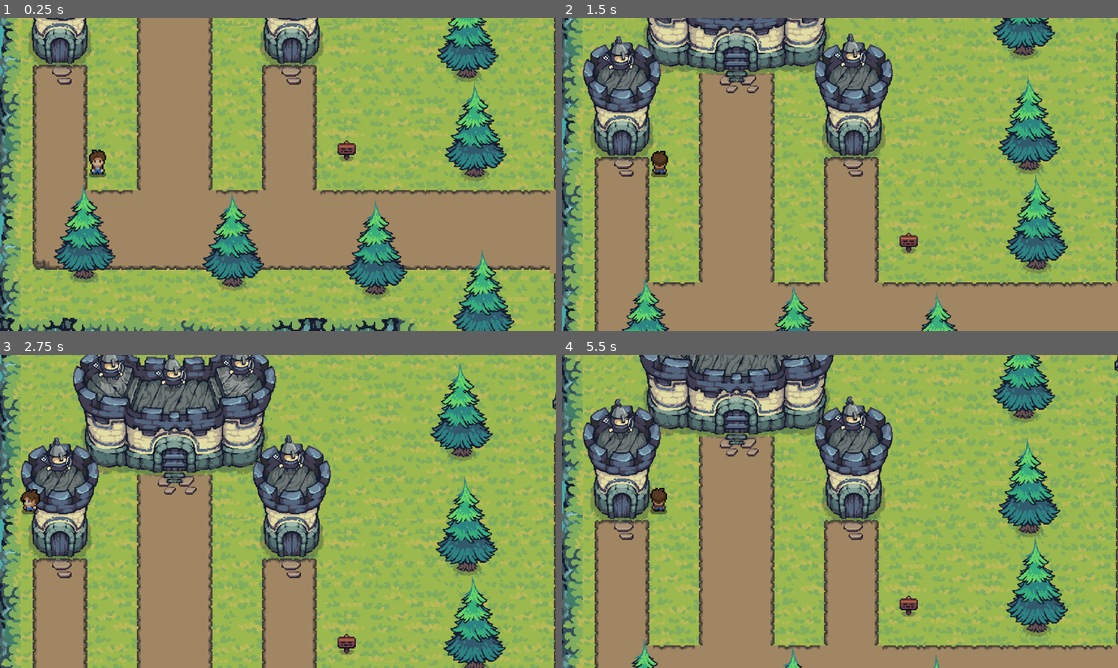
Above: before the commit, frames 1-4 (two rows, left to right).
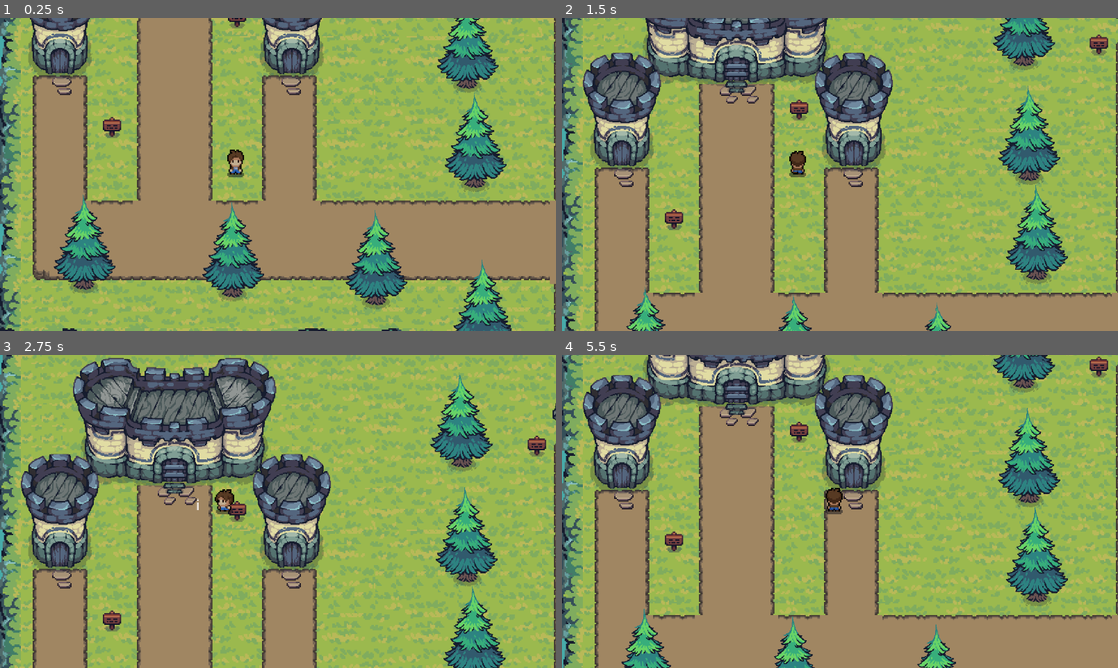
Above: after the commit, the same moments.

Repository: johanpq/game_godot
Game: Godot game, scene res://Scenario/scenario.tscn
Two runs of this game, one before a commit and one after it. Both use one fixed random seed, a clock stepped at 60 frames per second and the inputs below. This scene is started directly instead of the project's main scene.
Inputs:
- Up to frame 1 (0.25 s): no input
- Up to frame 2 (1.5 s): tap Enter (ui_accept) at 0.5, 0.77, 0.8, 1.07, 1.35 s; hold I (mural_quests) 0.53-1.28 s; hold W (move_up) from 0.53 s (still down)
- Up to frame 3 (2.75 s): tap Enter (ui_accept) at 1.52, 1.82 s; tap I (mural_quests) at 1.55 s; release W (move_up) at 2.03 s; hold A (move_left) from 2.03 s (still down); hold Enter (ui_accept) from 2.03 s (still down); tap P (attack) at 2.1 s
- Up to frame 4 (5.5 s): release Enter (ui_accept) at 2.78 s; tap F (get_item) at 2.85 s; tap Enter (ui_accept) at 3.02, 3.32, 3.77, 3.8, 4.07, 4.52, 4.82 s; tap I (mural_quests) at 3.05, 4.35 s; release A (move_left) at 3.53 s; hold S (move_down) 3.53-4.28 s; hold I (mural_quests) 3.53-4.28 s; hold D (move_right) 4.28-5.03 s; hold W (move_up) from 5.03 s (still down); hold Enter (ui_accept) from 5.03 s (still down)

The runs differ from the first frame. In frame 1, 43% of the frame differs, in the area x 0-100%, y 0-100%; in frame 2, 44%; in frame 3, 50%; in frame 4, 54%.

Commit message:
feat: added warming signs

Diff:
--- a/KeyboardLabel/scripts/label.gd
+++ b/KeyboardLabel/scripts/label.gd
@@ -4,5 +4,4 @@
 @export var label_keyboard: Label
 
 func setKeyboard(_keyboard: String):
-	var label = label_keyboard.get_node("Label") as Label
-	label.text = _keyboard
+	label_keyboard.text = _keyboard
--- a/Scenario/scenario.tscn
+++ b/Scenario/scenario.tscn
@@ -1,10 +1,9 @@
-[gd_scene load_steps=44 format=4 uid="uid://bfl0bwcxhfrci"]
+[gd_scene load_steps=35 format=4 uid="uid://bfl0bwcxhfrci"]
 
 [ext_resource type="PackedScene" uid="uid://d0825uxp8afud" path="res://TitleMapLayer/tile_map_layer.tscn" id="1_iwm72"]
 [ext_resource type="PackedScene" uid="uid://k00yvrjm63ux" path="res://npc/npc.tscn" id="2_blswb"]
 [ext_resource type="Texture2D" uid="uid://vh5fwiofp517" path="res://Tiny Swords (Free Pack)/Units/Black Units/Monk/Idle.png" id="3_iwm72"]
 [ext_resource type="PackedScene" uid="uid://c5xviqa6tjxo8" path="res://character/character.tscn" id="4_1eo50"]
-[ext_resource type="Texture2D" uid="uid://syiu7c8nhenr" path="res://Tiny Swords (Free Pack)/Units/Black Units/Archer/Archer_Idle.png" id="4_blswb"]
 [ext_resource type="PackedScene" uid="uid://nanf2cwywhgx" path="res://warming/warming.tscn" id="6_0rbo8"]
 [ext_resource type="PackedScene" uid="uid://cydtjy474h63f" path="res://trees/trees_1.tscn" id="7_1eo50"]
 [ext_resource type="Texture2D" uid="uid://cpmchlb8l5als" path="res://Tiny Swords (Free Pack)/Buildings/Red Buildings/House2.png" id="8_e38fm"]
@@ -15,89 +14,33 @@
 [ext_resource type="Texture2D" uid="uid://dossqhwwkr280" path="res://Tiny Swords (Free Pack)/Buildings/Black Buildings/Tower.png" id="13_ckxih"]
 [ext_resource type="Texture2D" uid="uid://7kpwntj778pc" path="res://Tiny Swords (Free Pack)/Buildings/Red Buildings/Tower.png" id="14_obhoj"]
 
-[sub_resource type="AtlasTexture" id="AtlasTexture_blswb"]
+[sub_resource type="AtlasTexture" id="AtlasTexture_rsc1k"]
 atlas = ExtResource("3_iwm72")
 region = Rect2(0, 0, 192, 192)
 
-[sub_resource type="AtlasTexture" id="AtlasTexture_0rbo8"]
+[sub_resource type="AtlasTexture" id="AtlasTexture_cfce6"]
 atlas = ExtResource("3_iwm72")
 region = Rect2(192, 0, 192, 192)
 
-[sub_resource type="AtlasTexture" id="AtlasTexture_1eo50"]
+[sub_resource type="AtlasTexture" id="AtlasTexture_b1tl3"]
 atlas = ExtResource("3_iwm72")
 region = Rect2(384, 0, 192, 192)
 
-[sub_resource type="AtlasTexture" id="AtlasTexture_e38fm"]
+[sub_resource type="AtlasTexture" id="AtlasTexture_ia8cj"]
 atlas = ExtResource("3_iwm72")
 region = Rect2(576, 0, 192, 192)
 
-[sub_resource type="AtlasTexture" id="AtlasTexture_dioyc"]
+[sub_resource type="AtlasTexture" id="AtlasTexture_15ync"]
 atlas = ExtResource("3_iwm72")
 region = Rect2(768, 0, 192, 192)
 
-[sub_resource type="AtlasTexture" id="AtlasTexture_d4q8j"]
+[sub_resource type="AtlasTexture" id="AtlasTexture_ckxih"]
 atlas = ExtResource("3_iwm72")
 region = Rect2(960, 0, 192, 192)
 
-[sub_resource type="SpriteFrames" id="SpriteFrames_15ync"]
+[sub_resource type="SpriteFrames" id="SpriteFrames_obhoj"]
 animations = [{
 "frames": [{
-"duration": 1.0,
-"texture": SubResource("AtlasTexture_blswb")
-}, {
-"duration": 1.0,
-"texture": SubResource("AtlasTexture_0rbo8")
-}, {
-"duration": 1.0,
-"texture": SubResource("AtlasTexture_1eo50")
-}, {
-"duration": 1.0,
-"texture": SubResource("AtlasTexture_e38fm")
-}, {
-"duration": 1.0,
-"texture": SubResource("AtlasTexture_dioyc")
-}, {
-"duration": 1.0,
-"texture": SubResource("AtlasTexture_d4q8j")
-}],
-"loop": true,
-"name": &"default",
-"speed": 5.0
-}]
-
-[sub_resource type="AtlasTexture" id="AtlasTexture_332gm"]
-atlas = ExtResource("4_blswb")
-region = Rect2(0, 0, 192, 192)
-
-[sub_resource type="AtlasTexture" id="AtlasTexture_vkqfg"]
-atlas = ExtResource("4_blswb")
-region = Rect2(192, 0, 192, 192)
-
-[sub_resource type="AtlasTexture" id="AtlasTexture_rsc1k"]
-atlas = ExtResource("4_blswb")
-region = Rect2(384, 0, 192, 192)
-
-[sub_resource type="AtlasTexture" id="AtlasTexture_cfce6"]
-atlas = ExtResource("4_blswb")
-region = Rect2(576, 0, 192, 192)
-
-[sub_resource type="AtlasTexture" id="AtlasTexture_b1tl3"]
-atlas = ExtResource("4_blswb")
-region = Rect2(768, 0, 192, 192)
-
-[sub_resource type="AtlasTexture" id="AtlasTexture_ia8cj"]
-atlas = ExtResource("4_blswb")
-region = Rect2(960, 0, 192, 192)
-
-[sub_resource type="SpriteFrames" id="SpriteFrames_ckxih"]
-animations = [{
-"frames": [{
-"duration": 1.0,
-"texture": SubResource("AtlasTexture_332gm")
-}, {
-"duration": 1.0,
-"texture": SubResource("AtlasTexture_vkqfg")
-}, {
 "duration": 1.0,
 "texture": SubResource("AtlasTexture_rsc1k")
 }, {
@@ -109,32 +52,12 @@
 }, {
 "duration": 1.0,
 "texture": SubResource("AtlasTexture_ia8cj")
-}],
-"loop": true,
-"name": &"default",
-"speed": 5.0
-}]
-
-[sub_resource type="SpriteFrames" id="SpriteFrames_cfce6"]
-animations = [{
-"frames": [{
-"duration": 1.0,
-"texture": SubResource("AtlasTexture_332gm")
 }, {
 "duration": 1.0,
-"texture": SubResource("AtlasTexture_vkqfg")
+"texture": SubResource("AtlasTexture_15ync")
 }, {
 "duration": 1.0,
-"texture": SubResource("AtlasTexture_rsc1k")
-}, {
-"duration": 1.0,
-"texture": SubResource("AtlasTexture_cfce6")
-}, {
-"duration": 1.0,
-"texture": SubResource("AtlasTexture_b1tl3")
-}, {
-"duration": 1.0,
-"texture": SubResource("AtlasTexture_ia8cj")
+"texture": SubResource("AtlasTexture_ckxih")
 }],
 "loop": true,
 "name": &"default",
@@ -1021,54 +944,55 @@
 [node name="Character" parent="." instance=ExtResource("4_1eo50")]
 z_index = 1
 y_sort_enabled = true
-position = Vector2(37, 161)
+position = Vector2(90, 157)
 scale = Vector2(0.5, 0.5)
 
 [node name="Npcs" parent="." instance=ExtResource("2_blswb")]
 position = Vector2(150, 143)
 scale = Vector2(0.44, 0.44)
-sprite_frames = SubResource("SpriteFrames_15ync")
-name_npc = "Utah"
-next_npc = "Hamp"
+sprite_frames = SubResource("SpriteFrames_obhoj")
 
 [node name="Archer-1" parent="." instance=ExtResource("2_blswb")]
 z_index = 1
 position = Vector2(7, 66)
 scale = Vector2(0.44, 0.44)
-sprite_frames = SubResource("SpriteFrames_ckxih")
 
 [node name="Archer-2" parent="." instance=ExtResource("2_blswb")]
 z_index = 1
 position = Vector2(-82, 67)
 scale = Vector2(0.44, 0.44)
-sprite_frames = SubResource("SpriteFrames_ckxih")
 
 [node name="Archer-3" parent="." instance=ExtResource("2_blswb")]
 z_index = 1
 position = Vector2(-38, 34)
 scale = Vector2(0.44, 0.44)
-sprite_frames = SubResource("SpriteFrames_ckxih")
 
 [node name="Archer-4" parent="." instance=ExtResource("2_blswb")]
 z_index = 1
 position = Vector2(-62, 31)
 scale = Vector2(0.44, 0.44)
-sprite_frames = SubResource("SpriteFrames_ckxih")
 
 [node name="Archer-5" parent="." instance=ExtResource("2_blswb")]
 z_index = 1
 position = Vector2(-12, 30)
 scale = Vector2(0.44, 0.44)
-sprite_frames = SubResource("SpriteFrames_ckxih")
 
 [node name="Archer-6" parent="." instance=ExtResource("2_blswb")]
 z_index = 1
 position = Vector2(218, 163)
 scale = Vector2(0.44, 0.44)
-sprite_frames = SubResource("SpriteFrames_cfce6")
 
 [node name="Warming" parent="." instance=ExtResource("6_0rbo8")]
-position = Vector2(8, 112)
+position = Vector2(-34, 57)
+dialog = Array[String](["Castelo", "Era de Servolo"])
+
+[node name="Warming2" parent="." instance=ExtResource("6_0rbo8")]
+position = Vector2(-82, 99)
+dialog = Array[String](["Torres", "Eram pra proteger Ser..."])
+
+[node name="Warming3" parent="." instance=ExtResource("6_0rbo8")]
+position = Vector2(81, 32)
+dialog = Array[String](["Casa", "E uma casa"])
 
 [node name="Trees-1" parent="." instance=ExtResource("7_1eo50")]
 position = Vector2(32, 180)
--- a/npc/npc.tscn
+++ b/npc/npc.tscn
@@ -27,6 +27,7 @@
 script = ExtResource("1_66myh")
 labelKeyboard = NodePath("Npc/Area2D/LabelKeyboard")
 mural_npc = NodePath("Npc/Area2D/CanvasLayer/Mural")
+name_npc = "Utah"
 title_mural = NodePath("Npc/Area2D/CanvasLayer/Mural/Title")
 text_mural = NodePath("Npc/Area2D/CanvasLayer/Mural/Text")
 
@@ -52,6 +53,7 @@
 [node name="CanvasLayer" type="CanvasLayer" parent="Npc/Area2D"]
 
 [node name="Mural" type="PanelContainer" parent="Npc/Area2D/CanvasLayer"]
+visible = false
 offset_right = 77.0
 offset_bottom = 43.0
 theme_override_styles/panel = SubResource("StyleBoxFlat_nhy3c")
--- a/warming/script/warming.gd
+++ b/warming/script/warming.gd
@@ -1,16 +1,98 @@
 extends Node2D
 
-@export var text: Array[String] = []
+@export var dialog: Array[String] = ["Teste", "Aqui"]
+@onready var labelKeyboard: Node2D = $Area2D/LabelKeyboard
+@export var painel: PanelContainer
+@export var title: RichTextLabel
+@export var text: RichTextLabel
 
-# Called when the node enters the scene tree for the first time.
+var player_in_area: bool = false
+var typing_speed: float = 0.03
+var is_typing: bool = false
+var current_text: String = ""
+var full_text: String = ""
+var text_index: int = 0
+var timer := 0.0
+
 func _ready() -> void:
-	pass # Replace with function body.
+	player_in_area = false
+	painel.visible = false
+	labelKeyboard.visible = false
 
+func in_area(_body: Node2D) -> void:
+	player_in_area = true
+	labelKeyboard.visible = true
+	labelKeyboard.setKeyboard("i")
 
-# Called every frame. 'delta' is the elapsed time since the previous frame.
+func out_area(_body: Node2D) -> void:
+	player_in_area = false
+	painel.visible = false
+	labelKeyboard.visible = false
+
+func toogleModal():
+	painel.visible = not painel.visible
+	if painel.visible:
+		start_dialog()
+	else:
+		is_typing = false
+		current_text = ""
+		full_text = ""
+		text_index = 0
+		text.text = ""
+		title.text = ""
+
+func start_dialog():
+	if dialog.size() == 0:
+		text.text = "Teste"
+		return
+	text_index = 0
+	show_next_text()
+
+func show_next_text():
+	if text_index < dialog.size():
+		full_text = dialog[text_index]
+		current_text = ""
+		text.text = ""
+		is_typing = true
+		timer = 0.0
+		text_index += 1
+	else:
+		# fim dos textos — fechar painel ou apenas parar
+		toogleModal()  # ou apenas is_typing = false para manter aberto
+
+func _input(event):
+	if not player_in_area:
+		return
+
+	# evitar key repeat
+	if event.is_action_pressed("mural_quests") and not event.is_echo():
+		# se painel está fechado: abre e inicia diálogo
+		if not painel.visible:
+			toogleModal()
+			return
+
+		# painel já está aberto:
+		# - se estiver digitando, completa o texto imediatamente
+		# - senão, vai pro próximo texto
+		if is_typing:
+			current_text = full_text
+			text.text = current_text
+			is_typing = false
+			timer = 0.0
+		else:
+			show_next_text()
+
+	if painel.visible and not is_typing and event.is_action_pressed("ui_accept") and not event.is_echo():
+		show_next_text()
+
 func _process(delta: float) -> void:
-	pass
-
-
-func in_area(body: Node2D) -> void:
-	pass # Replace with function body.
+	if is_typing:
+		timer += delta
+		if timer >= typing_speed:
+			timer = 0.0
+			if current_text.length() < full_text.length():
+				current_text += full_text[current_text.length()]
+				title.text = "Info"
+				text.text = current_text
+			else:
+				is_typing = false
--- a/warming/warming.tscn
+++ b/warming/warming.tscn
@@ -1,7 +1,8 @@
-[gd_scene load_steps=7 format=3 uid="uid://nanf2cwywhgx"]
+[gd_scene load_steps=8 format=3 uid="uid://nanf2cwywhgx"]
 
 [ext_resource type="Texture2D" uid="uid://c7j1l5tdf087q" path="res://Tiny Swords (Free Pack)/Decorations/summer and spring items.png" id="1_fdk8n"]
 [ext_resource type="Script" uid="uid://c6o03q3buolpc" path="res://warming/script/warming.gd" id="1_vetjd"]
+[ext_resource type="PackedScene" uid="uid://5ypvcel7aw54" path="res://KeyboardLabel/Label_keyboard.tscn" id="3_niau1"]
 
 [sub_resource type="TileSetAtlasSource" id="TileSetAtlasSource_vetjd"]
 texture = ExtResource("1_fdk8n")
@@ -159,29 +160,63 @@
 [sub_resource type="TileSet" id="TileSet_niau1"]
 sources/0 = SubResource("TileSetAtlasSource_vetjd")
 
-[sub_resource type="RectangleShape2D" id="RectangleShape2D_vetjd"]
-size = Vector2(6, 5)
-
 [sub_resource type="RectangleShape2D" id="RectangleShape2D_61lah"]
-size = Vector2(6, 5)
-
-[node name="Warming" type="Node2D"]
+size = Vector2(12, 12)
+
+[sub_resource type="StyleBoxFlat" id="StyleBoxFlat_vetjd"]
+content_margin_left = 2.0
+bg_color = Color(0, 0, 0, 1)
+border_width_left = 1
+border_width_top = 1
+border_width_right = 1
+border_width_bottom = 1
+border_color = Color(0.941165, 0.955695, 0.996583, 1)
+border_blend = true
+corner_radius_top_left = 5
+corner_radius_top_right = 5
+corner_radius_bottom_right = 5
+corner_radius_bottom_left = 5
+shadow_size = 3
+
+[node name="Warming" type="Node2D" node_paths=PackedStringArray("painel", "title", "text")]
 script = ExtResource("1_vetjd")
+painel = NodePath("Area2D/CanvasLayer/Mural")
+title = NodePath("Area2D/CanvasLayer/Mural/Title")
+text = NodePath("Area2D/CanvasLayer/Mural/Text")
 
 [node name="Area2D" type="Area2D" parent="."]
 
-[node name="StaticBody2D" type="StaticBody2D" parent="Area2D"]
+[node name="TileMapLayer" type="TileMapLayer" parent="Area2D"]
 position = Vector2(113, 28)
-
-[node name="TileMapLayer" type="TileMapLayer" parent="Area2D/StaticBody2D"]
 scale = Vector2(0.5, 0.5)
 tile_map_data = PackedByteArray(0, 0, 1, 0, 1, 0, 0, 0, 2, 0, 12, 0, 0, 0)
 tile_set = SubResource("TileSet_niau1")
 
-[node name="CollisionShape2D" type="CollisionShape2D" parent="Area2D/StaticBody2D"]
-position = Vector2(12, 10.5)
-shape = SubResource("RectangleShape2D_vetjd")
+[node name="LabelKeyboard" parent="Area2D" instance=ExtResource("3_niau1")]
+position = Vector2(109, 34)
 
 [node name="CollisionShape2D" type="CollisionShape2D" parent="Area2D"]
-position = Vector2(125, 38.5)
+position = Vector2(125, 39)
 shape = SubResource("RectangleShape2D_61lah")
+
+[node name="CanvasLayer" type="CanvasLayer" parent="Area2D"]
+
+[node name="Mural" type="PanelContainer" parent="Area2D/CanvasLayer"]
+visible = false
+offset_right = 77.0
+offset_bottom = 43.0
+theme_override_styles/panel = SubResource("StyleBoxFlat_vetjd")
+
+[node name="Title" type="RichTextLabel" parent="Area2D/CanvasLayer/Mural"]
+layout_mode = 2
+theme_override_font_sizes/normal_font_size = 7
+
+[node name="Text" type="RichTextLabel" parent="Area2D/CanvasLayer/Mural"]
+layout_mode = 2
+theme_override_font_sizes/normal_font_size = 5
+text = "default"
+horizontal_alignment = 1
+vertical_alignment = 1
+
+[connection signal="body_entered" from="Area2D" to="." method="in_area"]
+[connection signal="body_exited" from="Area2D" to="." method="out_area"]
Binary file added: warming/20240707dragonHeaderB.png
Not shown, added: warming/20240707dragonHeaderB.png.import
